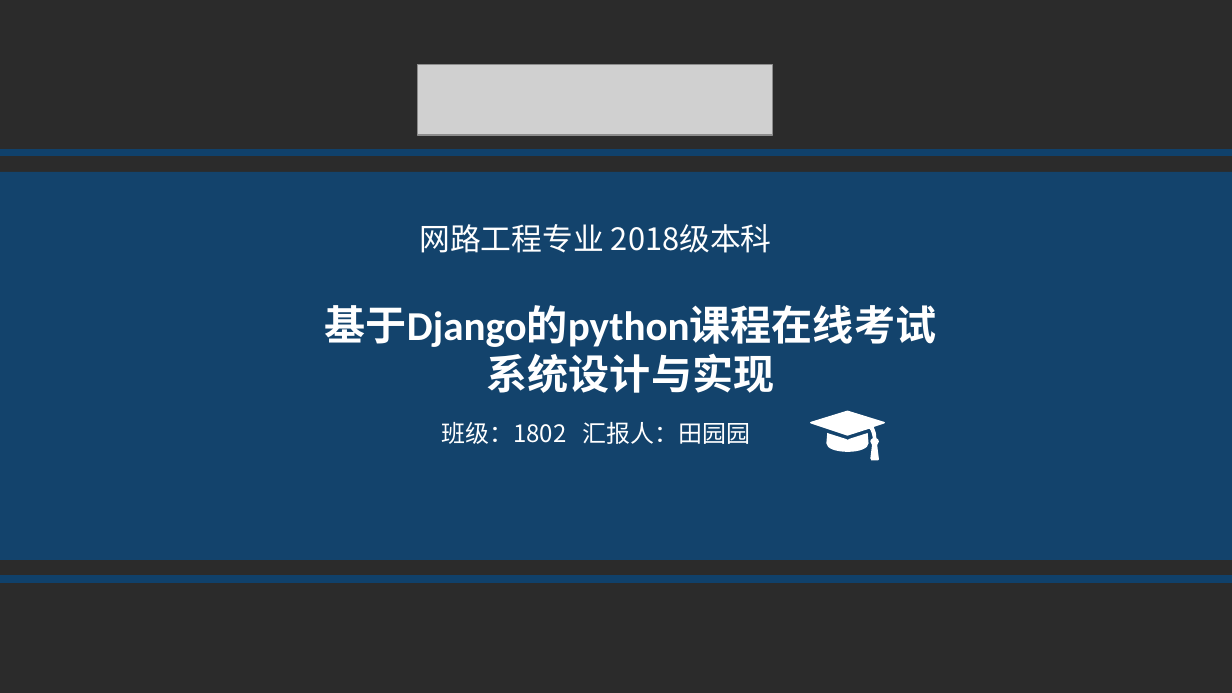
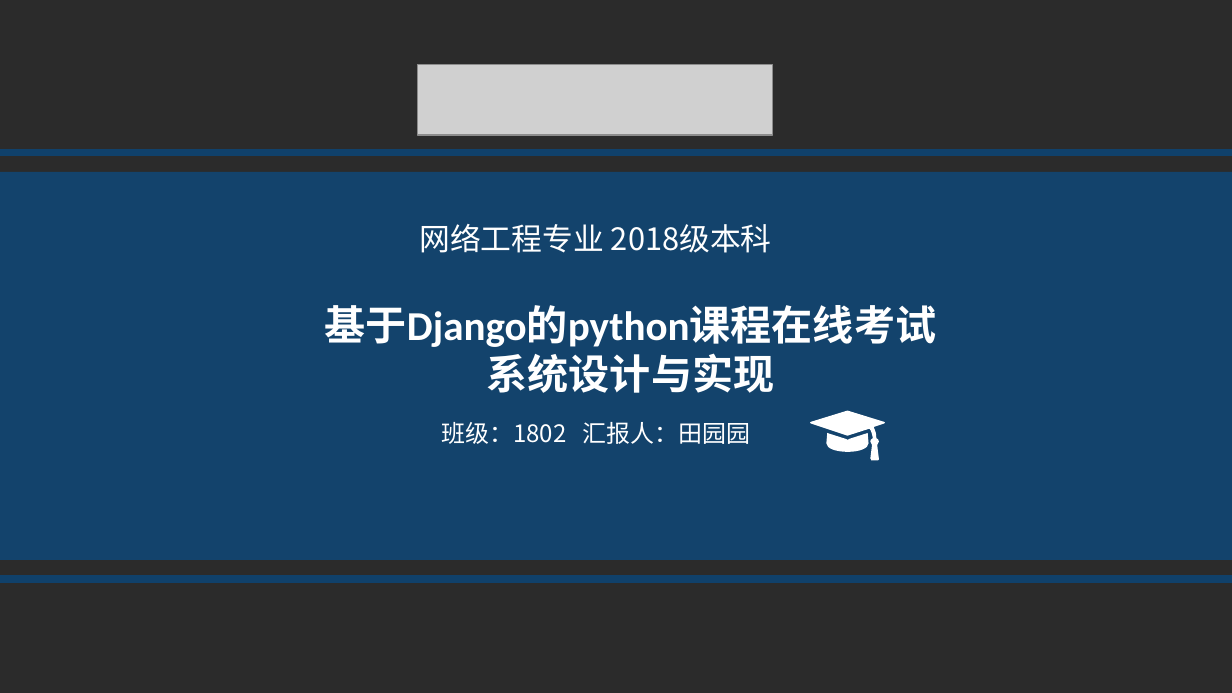
Before and after one commit to solost23/Graduation-thesis, a slide deck: slide 1 of 0963180222-田园园-在线考试系统-答辩ppt.pptx. Drawn at 1232x693 pixels with LibreOffice and Linux fonts; fonts in the diff are those of the drawing; grey boxes stand for pictures; background and template pictures are left out; a plain dark background stands for a picture behind light text. Boxes give left, top, right and bottom in pixels: in the first picture for what was removed or moved away, otherwise in the second. Text is boxed around its words. In the diff, an @@ line names an element or a change of style, - is before the commit and + after.

```diff
--- a/0963180222-田园园-在线考试系统-答辩ppt.pptx
+++ b/0963180222-田园园-在线考试系统-答辩ppt.pptx
@@ text at box(419, 224, 772, 253): text changed @@
-网路工程专业 2018级本科
+网络工程专业 2018级本科
```
Also in this commit, not shown: 2 other files.
